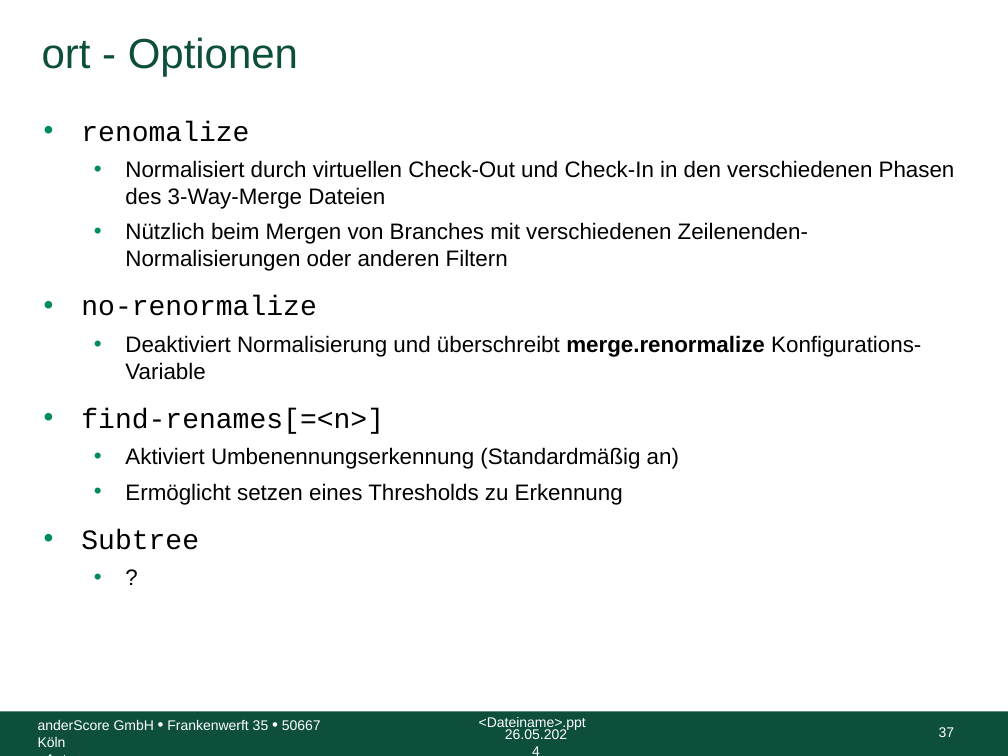
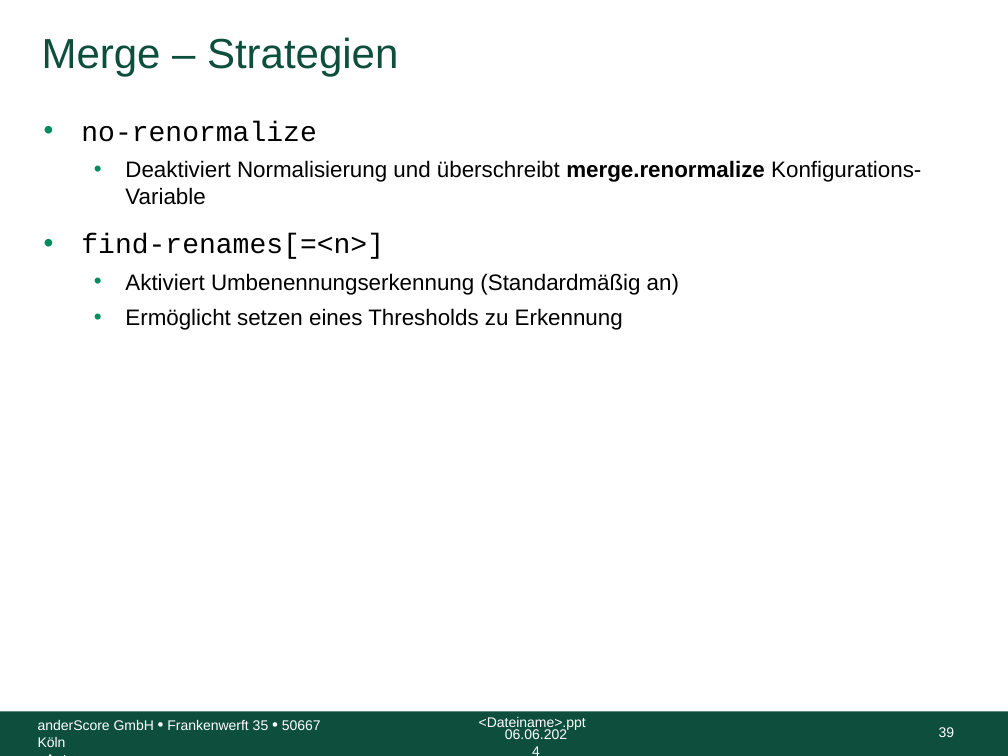
Before and after one commit to anderscore-gmbh/gitlab, a slide deck: slide 39 of slides/Tag-1_3-Merge-Rebase.pptx (slide 37 before the commit). Drawn at 1008x756 pixels with LibreOffice and Linux fonts; fonts in the diff are those of the drawing; background and template pictures are left out. Boxes give left, top, right and bottom in pixels: in the first picture for what was removed or moved away, otherwise in the second. Text is boxed around its words. In the diff, an @@ line names an element or a change of style, - is before the commit and + after.

```diff
--- a/slides/Tag-1_3-Merge-Rebase.pptx
+++ b/slides/Tag-1_3-Merge-Rebase.pptx
@@ title at [42, 37, 398, 76]: text changed @@
-ort - Optionen
+Merge – Strategien
@@ text at [81, 121, 955, 271]: paragraphs removed @@
-• renomalize
-  • Normalisiert durch virtuellen Check-Out und Check-In in den verschiedenen Phasen des 3-Way-Merge Dateien
-  • Nützlich beim Mergen von Branches mit verschiedenen Zeilenenden-Normalisierungen oder anderen Filtern
@@ text at [81, 529, 199, 550]: paragraphs removed @@
-• Subtree
-  • ?
@@ text at [505, 729, 567, 739]: text changed @@
-26.05.2024
+06.06.2024
@@ page number at [939, 727, 955, 737]: text changed @@
-37
+39
```
Also in this commit, not shown: 79 other slides changed, 11 slides added, 9 slides removed, 5 other files.
